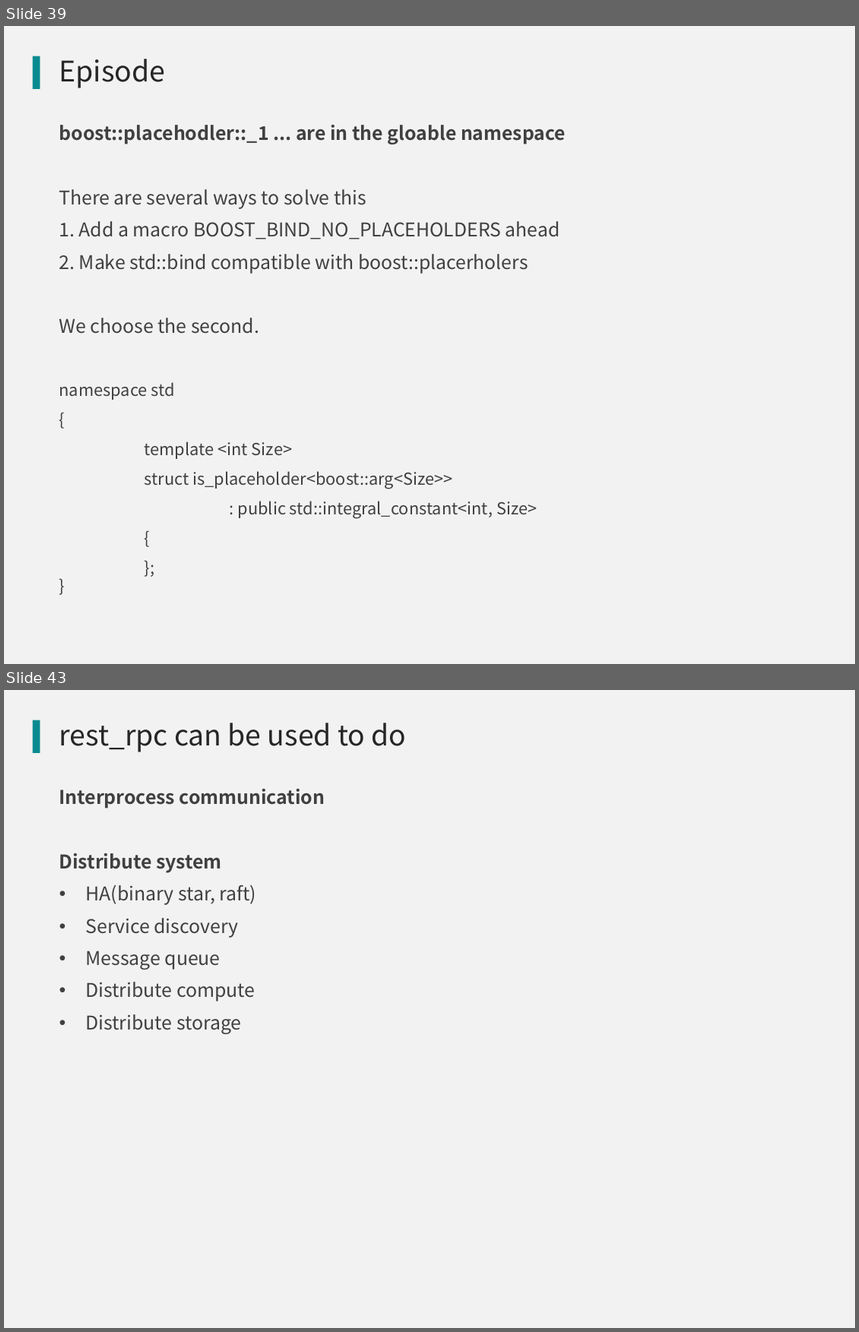
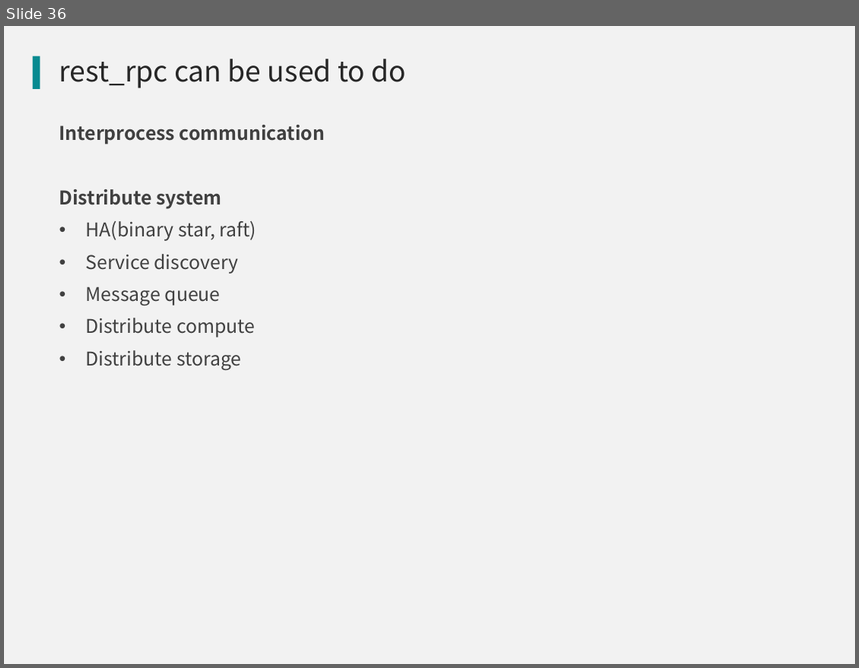
Before and after one commit to qicosmos/cppnow2017-ppt, a slide deck: An easy to use RPC framework implemented by c++11 and c++14.pptx. Shown one above the other, each under a label of ours: slides 39 and 43 before the commit, slide 36 after it; the slides between them are not shown. The pictures are 859x1332 and 859x668 pixels, drawn with LibreOffice and Linux fonts; fonts in the diff are those of the drawing; background and template pictures are left out. Boxes give left, top, right and bottom in pixels: in the first picture for what was removed or moved away, otherwise in the second. Text is boxed around its words. In the diff, an @@ line names an element or a change of style, - is before the commit and + after.

```diff
--- a/An easy to use RPC framework implemented by c++11 and c++14.pptx
+++ b/An easy to use RPC framework implemented by c++11 and c++14.pptx
@@ slide 39 removed at (4,26,855,664), background #F2F2F2; not listed: 1 template element that a slide beside it also shows @@
@@ title removed at (59,59,165,88) @@
-Episode
@@ text removed at (59,125,566,519) @@
-boost::placehodler::_1 ... are in the gloable namespace
-There are several ways to solve this
-1. Add a macro BOOST_BIND_NO_PLACEHOLDERS ahead
-2. Make std::bind compatible with boost::placerholers
-We choose the second.
-namespace std
-{
-template <int Size>
-struct is_placeholder<boost::arg<Size>>
-: public std::integral_constant<int, Size>
-{
-};
-}
@@ what was slide 43 is now slide 36 @@
```
Also in this commit, not shown: 13 slides changed, 2 slides added, 8 other slides removed.
